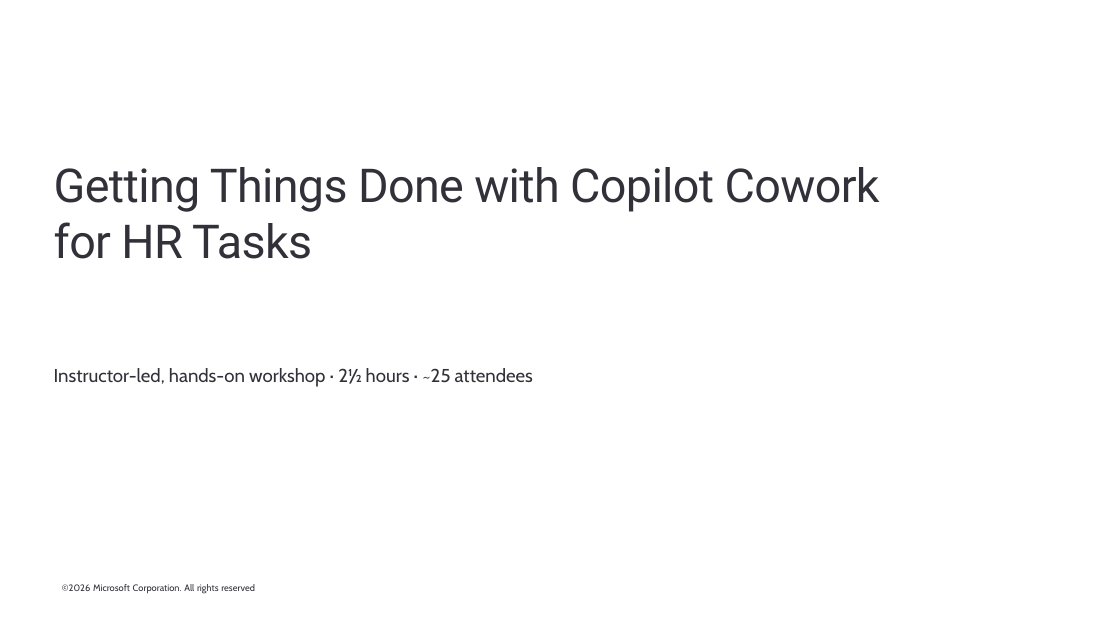
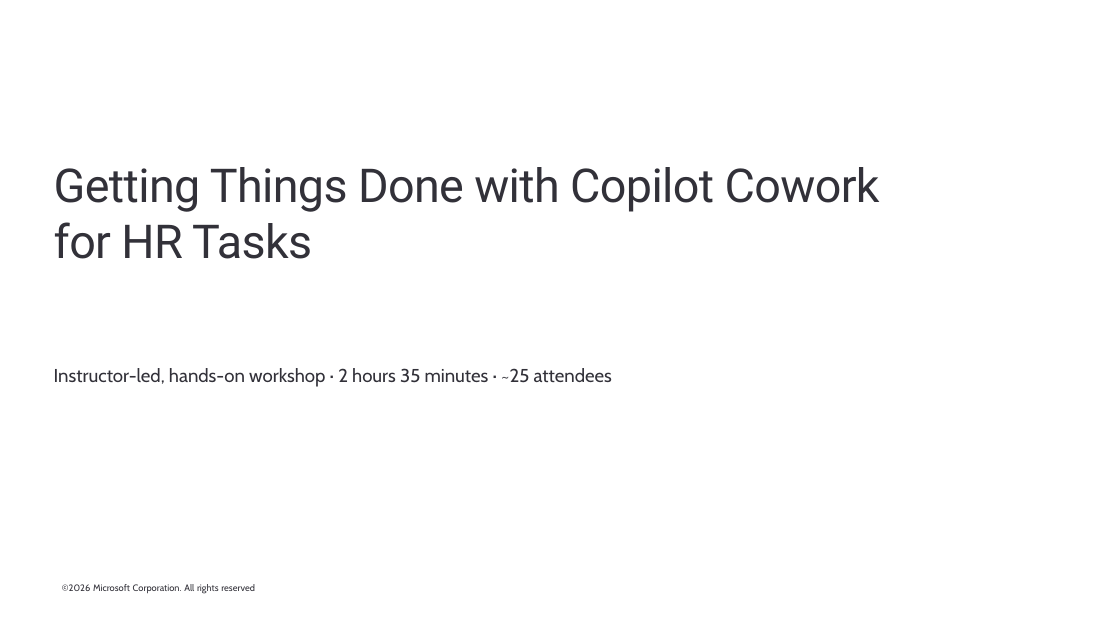
Before and after one commit to ragage/ai_hr_cowork_workshop, a slide deck: slide 1 of instructor/instructor-deck.pptx. Drawn at 1120x630 pixels with LibreOffice and Linux fonts; fonts in the diff are those of the drawing; background and template pictures are left out. Boxes give left, top, right and bottom in pixels: in the first picture for what was removed or moved away, otherwise in the second. Text is boxed around its words. In the diff, an @@ line names an element or a change of style, - is before the commit and + after.

```diff
--- a/instructor/instructor-deck.pptx
+++ b/instructor/instructor-deck.pptx
@@ text at bbox=[54, 368, 612, 387]: text changed @@
-Instructor-led, hands-on workshop · 2½ hours · ~25 attendees
+Instructor-led, hands-on workshop · 2 hours 35 minutes · ~25 attendees
```
Also in this commit, not shown: 10 other slides changed, 19 other files.
